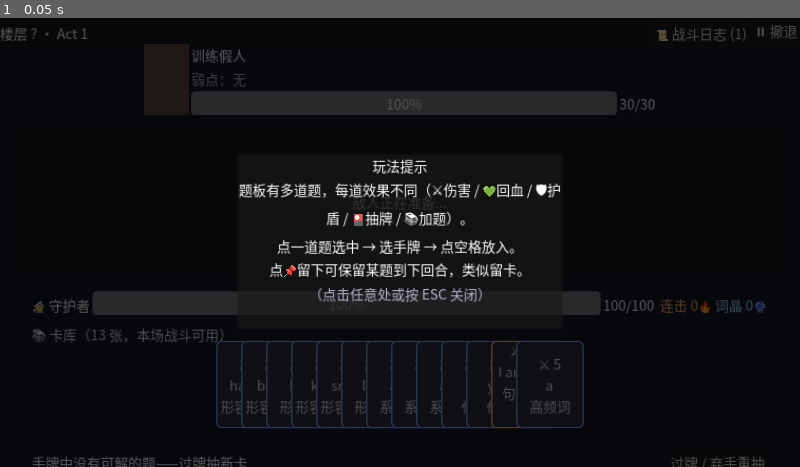
Above: before the commit, frame 1.
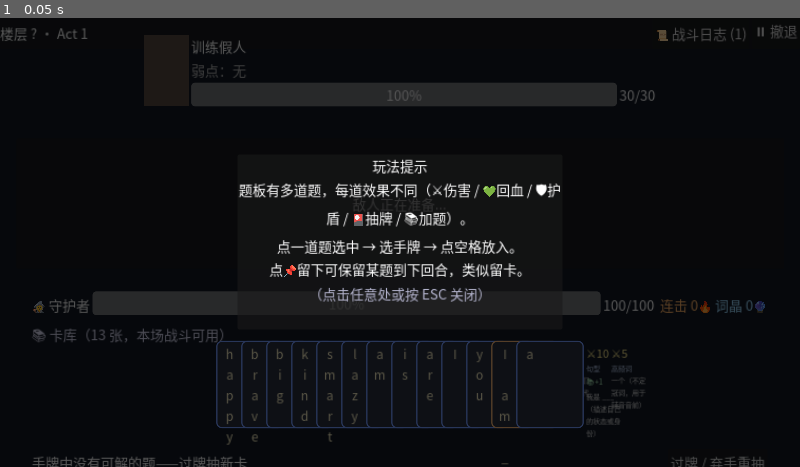
Above: after the commit, the same moment.

Repository: b31o8321/e-game
Game: Godot game, scene res://src/battle/battle_scene.tscn
The game is run twice, just before and just after one commit, with the same random seed, the same clock (stepped at 60 frames per second) and the same inputs. This scene is started directly instead of the project's main scene.
Inputs:
- Up to frame 1 (0.05 s): no input

The runs differ from the first frame. In frame 1, 3.1% of the frame differs, in the area x 23-82%, y 4-100%.

Commit message:
fix(battle): cast lock + enemy area + vertical letter strip
Three fixes from playtest feedback:

1. AP-queue-full误报：单卡施法路径有了 _is_casting 锁。drop 和 click 两条
   路径都加 await 期间锁定卡库输入，避免连点塞爆队列。

2. 题板遮挡敌人能力文字：EnemyArea anchor_bottom 0.18→0.26，给"能力:回血+
   攻击buff"这行留够空间；ChallengeBoardPanel 0.24→0.27/0.58→0.56 让位。

3. 左竖排英文字母：_make_card_button 拆成 LeftStrip(40px) + RightPanel。
   LeftStrip 显示 g\\nr\\ne\\ne\\nn 竖排字母，RightPanel 放伤害/词性/能力/
   释义。HandRow 负 separation 堆叠时只露左竖排；hover 抬起露全。

Co-Authored-By: Claude Opus 4.7 (1M context) <noreply@anthropic.com>

Diff:
--- a/src/battle/battle_scene.gd
+++ b/src/battle/battle_scene.gd
@@ -145,6 +145,8 @@
 
 # Currently selected hand card (click-to-place flow).
 var _selected_card: Card = null
+# 单卡即施法模式：动画+结算期间锁住卡库输入，否则连点会塞爆 AP 队列。
+var _is_casting: bool = false
 # T5: Library filter mode — "all" shows full card library; "candidate" filters to
 # cards whose type/pos matches an empty slot of the currently-selected challenge.
 var _filter_mode: String = "all"
@@ -890,6 +892,8 @@
 func _on_card_dropped_to_slot(card, challenge_idx: int, slot_index: int) -> void:
 	if _controller == null or card == null:
 		return
+	if _is_casting:
+		return
 	_idle_seconds_since_action = 0.0
 	# 失败的题不能再操作（一锤定音）
 	if _controller.is_failed(challenge_idx):
@@ -897,14 +901,16 @@
 		return
 	var ok: bool = _controller.add_to_ap_queue(card, challenge_idx, slot_index)
 	if not ok:
-		_set_status_hint("AP 队列已满 — 先 Submit 或撤回再放卡")
+		_set_status_hint("施法进行中…")
 		return
 	_selected_card = null
 	_set_status_hint("")
 	_render_ap_row()
 	# 立即施法：词汇飞向敌人 → 结算 → 反馈
+	_is_casting = true
 	await _cast_card_at_slot(card, challenge_idx, slot_index)
 	_controller.submit_all_ap()
+	_is_casting = false
 	_render_hand()
 	_render_board()
 	_render_ap_row()
@@ -1119,6 +1125,8 @@
 	var mb: InputEventMouseButton = event as InputEventMouseButton
 	if not mb.pressed:
 		return
+	if _is_casting:
+		return
 	_idle_seconds_since_action = 0.0
 	# 失败的题不能再操作（一锤定音）
 	if _controller.is_failed(challenge_idx):
@@ -1136,20 +1144,25 @@
 	var tmpl: ChallengeTemplate = _controller.available_challenges[challenge_idx]
 	if tmpl == null or slot_index >= tmpl.slots.size():
 		return
-	# AP 队列模式：点击放卡 = 入队，不立即结算。提交结算只发生在 🎯 提交 按钮。
-	# add_to_ap_queue 处理：容量检查、从手牌移除、构建 APConnection、preview 计算。
-	# 验证（卡型/答案是否对）发生在 submit_all_ap → _resolve_connection。
-	var ok: bool = _controller.add_to_ap_queue(_selected_card, challenge_idx, slot_index)
-	if ok:
-		_selected_card = null
-		_set_status_hint("")
-		_render_hand()
-		_render_board()
-		_render_ap_row()
-	else:
-		# 入队失败 = AP 槽满 或 卡不在手牌（不应发生）
-		_set_status_hint("AP 槽已满，请先点 🎯 提交结算 或 撤回一条")
+	# 单卡即施法：与 drag-drop 路径一致 — 入队 + 立刻动画 + submit 清队。
+	var card_to_cast: Card = _selected_card
+	var ok: bool = _controller.add_to_ap_queue(card_to_cast, challenge_idx, slot_index)
+	if not ok:
+		_set_status_hint("施法进行中…")
 		_flash_slot_red(panel)
+		return
+	_selected_card = null
+	_set_status_hint("")
+	_render_ap_row()
+	_is_casting = true
+	await _cast_card_at_slot(card_to_cast, challenge_idx, slot_index)
+	_controller.submit_all_ap()
+	_is_casting = false
+	_render_hand()
+	_render_board()
+	_render_ap_row()
+	_render_player_status()
+	_render_enemy()
 
 
 # ═══════════════════════════════════════════════════════════════════
@@ -1325,24 +1338,116 @@
 		_filter_toggle_btn.text = "📚 全部库"
 
 
+## 卡按钮采用 左 40px 竖排英文字母 + 右 ~68px 详情 的双区布局。
+## 在 HandRow 负 separation 下，右区被下一张卡盖住，露出的就是左竖字符串；
+## hover 抬起后下一张让位 → 整张卡显形，玩家看到伤害/词性/释义。
+const _CARD_LEFT_STRIP_W: float = 40.0
+
 func _make_card_button(card: Card, srs: SRSSystem) -> Button:
 	var btn := Button.new()
-	# 重叠堆叠模式：每张卡固定宽度，HandRow 负 separation 让卡互相覆盖。
 	btn.custom_minimum_size = Vector2(108, 140)
-	btn.text = _card_button_text(card, srs)
+	btn.text = ""  # 用子节点排版，不依赖按钮自带 text
 	btn.tooltip_text = _card_tooltip(card, srs)
 	btn.clip_text = false
-	btn.autowrap_mode = TextServer.AUTOWRAP_WORD_SMART
 	# 固定 SHRINK_BEGIN，避免被 container 撑开造成 negative separation 失效
 	btn.size_flags_horizontal = Control.SIZE_SHRINK_BEGIN
 	btn.size_flags_vertical = Control.SIZE_SHRINK_BEGIN
 	_apply_card_button_style(btn, card, false, false)
+	_populate_card_button_layout(btn, card, srs)
 	btn.pressed.connect(_on_card_button_pressed.bind(card, btn))
 	# Hover：抬起 + 高 z_index 让卡盖到右侧邻居上方，露出完整内容
 	btn.mouse_entered.connect(_on_card_hover_enter.bind(btn))
 	btn.mouse_exited.connect(_on_card_hover_exit.bind(btn))
 	btn.set_meta("base_position_y", 0.0)
 	return btn
+
+
+## 给卡按钮挂上 "左竖字母 + 右详情" 两个子 Label/VBox。
+func _populate_card_button_layout(btn: Button, card: Card, srs: SRSSystem) -> void:
+	# 左侧竖排英文字母：每字符一行，固定窄宽 → 重叠堆栈中始终可见
+	var left_strip := Label.new()
+	left_strip.name = "LeftStrip"
+	left_strip.text = _vertical_letters(card.text)
+	left_strip.horizontal_alignment = HORIZONTAL_ALIGNMENT_CENTER
+	left_strip.vertical_alignment = VERTICAL_ALIGNMENT_TOP
+	left_strip.add_theme_font_size_override("font_size", 20)
+	left_strip.add_theme_color_override("font_color", Color(1.0, 0.96, 0.78, 1.0))
+	left_strip.mouse_filter = Control.MOUSE_FILTER_IGNORE
+	left_strip.set_anchors_and_offsets_preset(Control.PRESET_LEFT_WIDE)
+	left_strip.offset_left = 4
+	left_strip.offset_right = _CARD_LEFT_STRIP_W
+	left_strip.offset_top = 6
+	left_strip.offset_bottom = -6
+	btn.add_child(left_strip)
+
+	# 右侧详情：伤害 / 词性 / 能力 / 中文释义 — 被相邻卡覆盖，hover 抬起时露出
+	var right_panel := VBoxContainer.new()
+	right_panel.name = "RightPanel"
+	right_panel.mouse_filter = Control.MOUSE_FILTER_IGNORE
+	right_panel.add_theme_constant_override("separation", 2)
+	right_panel.set_anchors_and_offsets_preset(Control.PRESET_RIGHT_WIDE)
+	right_panel.offset_left = _CARD_LEFT_STRIP_W + 4
+	right_panel.offset_right = -4
+	right_panel.offset_top = 6
+	right_panel.offset_bottom = -6
+	btn.add_child(right_panel)
+
+	if card.base_damage > 0:
+		var dmg := Label.new()
+		dmg.text = "⚔%d" % card.base_damage
+		dmg.add_theme_font_size_override("font_size", 18)
+		dmg.add_theme_color_override("font_color", Color(1.0, 0.92, 0.55, 1.0))
+		dmg.mouse_filter = Control.MOUSE_FILTER_IGNORE
+		right_panel.add_child(dmg)
+	else:
+		var ico := Label.new()
+		ico.text = MasterySystem.get_icon(MasterySystem.get_level(card.id, srs))
+		ico.add_theme_font_size_override("font_size", 16)
+		ico.mouse_filter = Control.MOUSE_FILTER_IGNORE
+		right_panel.add_child(ico)
+
+	var type_disp: String = ""
+	if card.pos != "":
+		type_disp = POS_DISPLAY.get(card.pos, card.pos)
+	elif card.type != "":
+		type_disp = TYPE_DISPLAY.get(card.type, card.type)
+	if type_disp != "":
+		var tlbl := Label.new()
+		tlbl.text = type_disp
+		tlbl.add_theme_font_size_override("font_size", 11)
+		tlbl.add_theme_color_override("font_color", Color(0.78, 0.86, 1.0, 1.0))
+		tlbl.mouse_filter = Control.MOUSE_FILTER_IGNORE
+		right_panel.add_child(tlbl)
+
+	if CardAbilities.has_ability(card):
+		var abl := Label.new()
+		var icn: String = CardAbilities.icon(card.ability_type)
+		var mag: int = card.ability_magnitude
+		abl.text = ("%s+%d" % [icn, mag]) if mag > 0 else icn
+		abl.add_theme_font_size_override("font_size", 12)
+		abl.add_theme_color_override("font_color", Color(0.7, 0.95, 0.75, 1.0))
+		abl.mouse_filter = Control.MOUSE_FILTER_IGNORE
+		right_panel.add_child(abl)
+
+	if card.meaning != "":
+		var mlbl := Label.new()
+		mlbl.text = card.meaning
+		mlbl.add_theme_font_size_override("font_size", 11)
+		mlbl.add_theme_color_override("font_color", Color(0.92, 0.92, 0.92, 1.0))
+		mlbl.autowrap_mode = TextServer.AUTOWRAP_WORD_SMART
+		mlbl.custom_minimum_size = Vector2(60, 0)
+		mlbl.mouse_filter = Control.MOUSE_FILTER_IGNORE
+		right_panel.add_child(mlbl)
+
+
+## "green" → "g\nr\ne\ne\nn"; 非英文则按字符切。
+func _vertical_letters(s: String) -> String:
+	if s == null or s == "":
+		return ""
+	var out: PackedStringArray = PackedStringArray()
+	for i in s.length():
+		out.append(s[i])
+	return "\n".join(out)
 
 
 const _CARD_HOVER_LIFT: float = 14.0
--- a/src/battle/battle_scene.tscn
+++ b/src/battle/battle_scene.tscn
@@ -57,8 +57,8 @@
 layout_mode = 1
 anchor_left = 0.18
 anchor_right = 0.82
-anchor_top = 0.06
-anchor_bottom = 0.18
+anchor_top = 0.04
+anchor_bottom = 0.26
 offset_left = 0.0
 offset_top = 0.0
 offset_right = 0.0
@@ -147,8 +147,8 @@
 layout_mode = 1
 anchor_left = 0.02
 anchor_right = 0.98
-anchor_top = 0.24
-anchor_bottom = 0.58
+anchor_top = 0.27
+anchor_bottom = 0.56
 offset_left = 0.0
 offset_top = 0.0
 offset_right = 0.0
Not shown, added: tests/test_ability_once_per_turn.gd.uid
Not shown, added: tests/test_battle_ap_routing.gd.uid
Not shown, added: tests/test_library_filter.gd.uid
Not shown, added: tests/test_save_migration_v2.gd.uid
